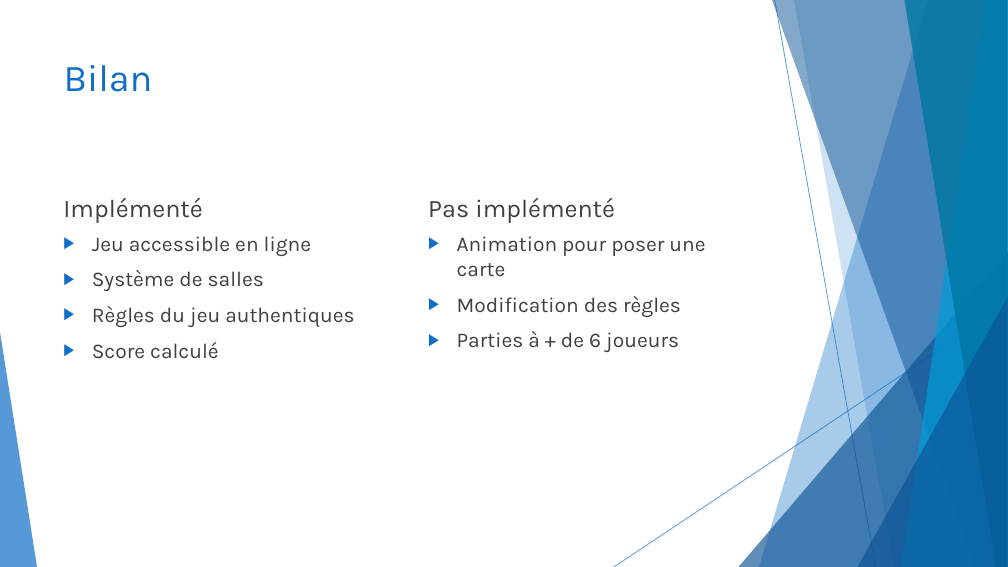
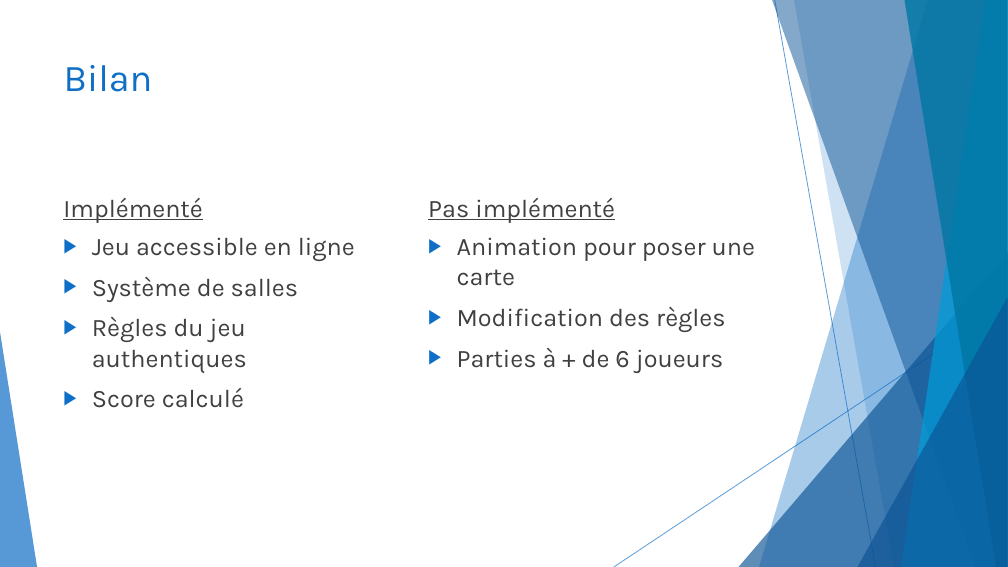
Before and after one commit to CeKonVeu/KingSkullClassicOnline, a slide deck: slide 9 of doc/King Skull Classic Online.pptx (slide 8 before the commit). Drawn at 1008x567 pixels with LibreOffice and Linux fonts; fonts in the diff are those of the drawing. Boxes give left, top, right and bottom in pixels: in the first picture for what was removed or moved away, otherwise in the second. Text is boxed around its words. In the diff, an @@ line names an element or a change of style, - is before the commit and + after.

```diff
--- a/doc/King Skull Classic Online.pptx
+++ b/doc/King Skull Classic Online.pptx
@@ text "Implémenté" at <box>63,198,202,223</box>: underline on @@
@@ text "Pas implémenté" at <box>428,198,615,223</box>: underline on @@
@@ text "Jeu accessible en ligne" at <box>92,237,355,408</box>: size 20 to 24 pt @@
@@ text "Animation pour poser une carte" at <box>457,237,755,373</box>: size 20 to 24 pt @@
```
Also in this commit, not shown: 8 other slides changed, 1 slide added.
